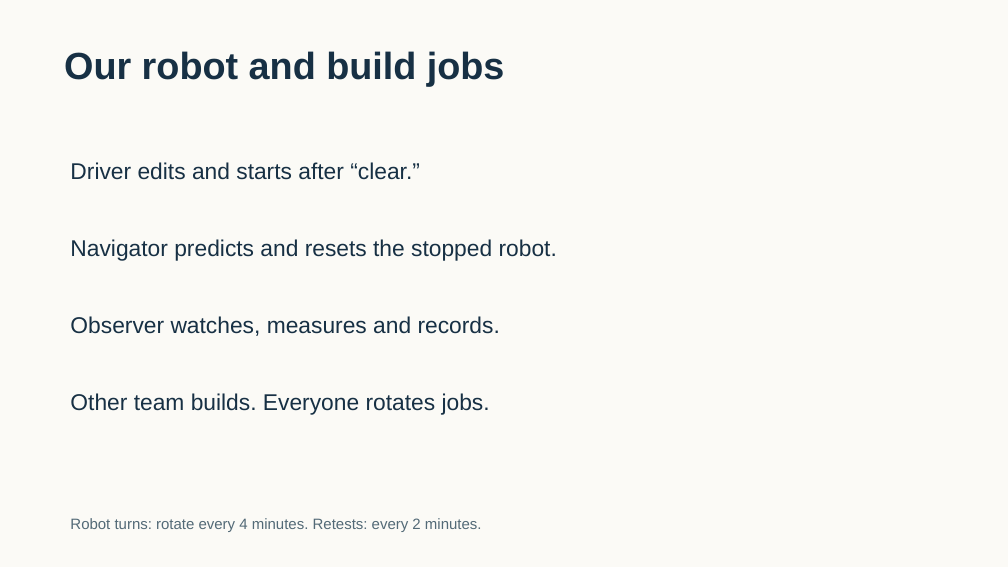
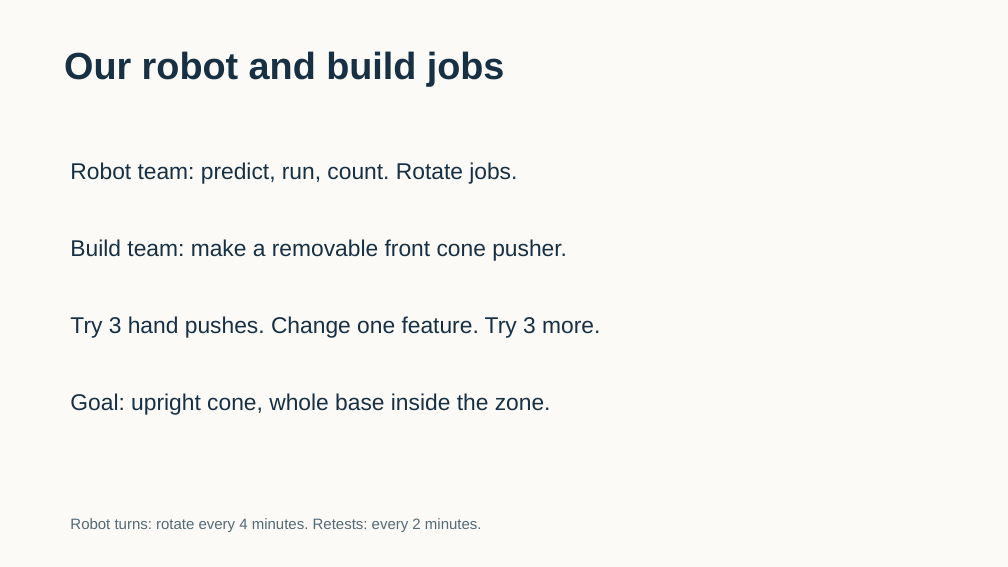
Before and after one commit to FRC999/YMCA-SPIKE-education, a slide deck: slide 4 of 03_Presentations/W03_dance.pptx. Drawn at 1008x567 pixels with LibreOffice and Linux fonts; fonts in the diff are those of the drawing. Boxes give left, top, right and bottom in pixels: in the first picture for what was removed or moved away, otherwise in the second. Text is boxed around its words. In the diff, an @@ line names an element or a change of style, - is before the commit and + after.

Commit message:
Replace Week 3 character build with cone pusher and teach build steps in slides

```diff
--- a/03_Presentations/W03_dance.pptx
+++ b/03_Presentations/W03_dance.pptx
@@ text at bbox=[70, 162, 517, 184]: text changed @@
-Driver edits and starts after “clear.”
+Robot team: predict, run, count. Rotate jobs.
@@ text at bbox=[70, 239, 567, 261]: text changed @@
-Navigator predicts and resets the stopped robot.
+Build team: make a removable front cone pusher.
@@ text at bbox=[70, 316, 600, 338]: text changed @@
-Observer watches, measures and records.
+Try 3 hand pushes. Change one feature. Try 3 more.
@@ text at bbox=[70, 393, 551, 415]: text changed @@
-Other team builds. Everyone rotates jobs.
+Goal: upright cone, whole base inside the zone.
```
Also in this commit, not shown: 2 other slides changed, 2 slides added, 1 slide removed, 30 other files.
